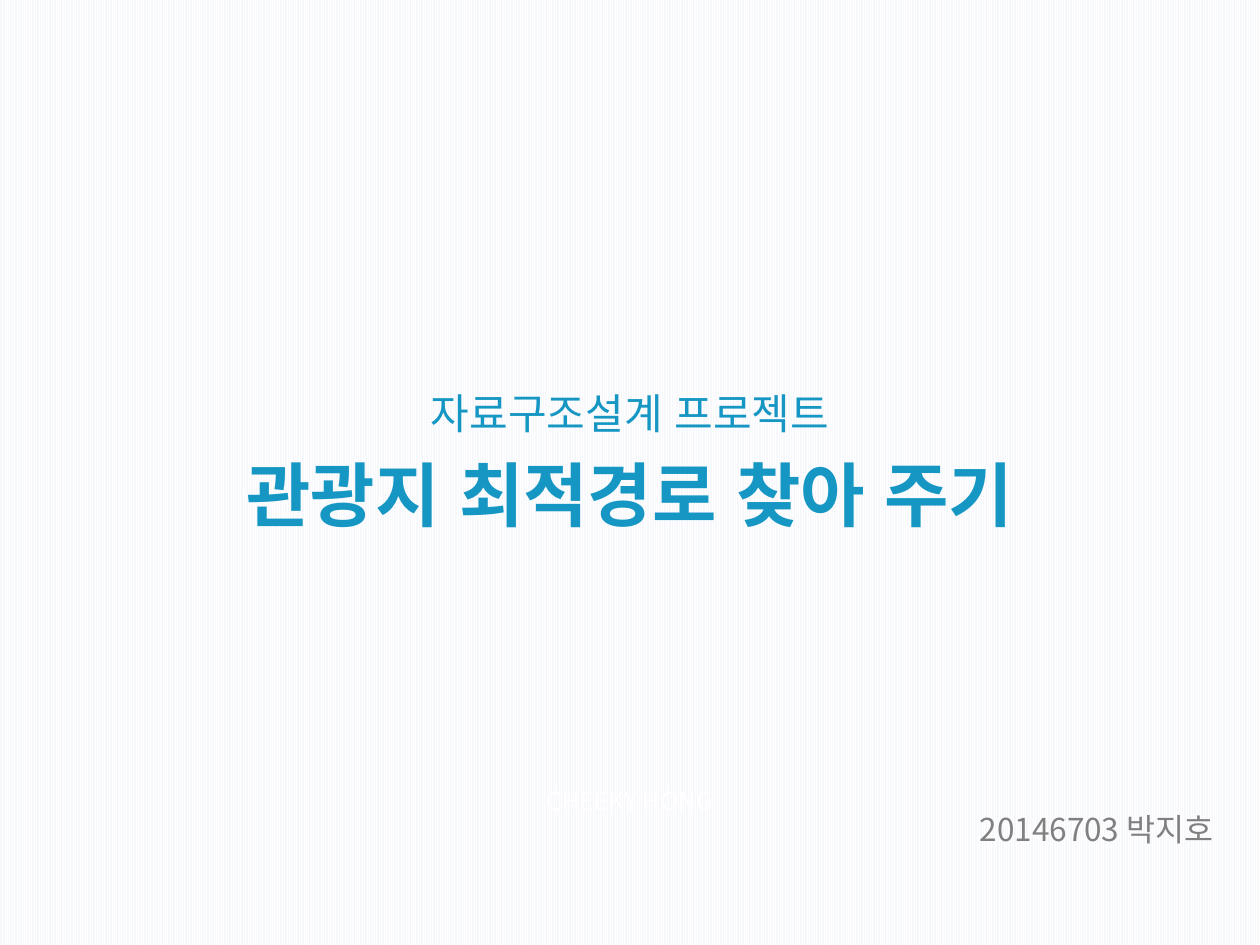
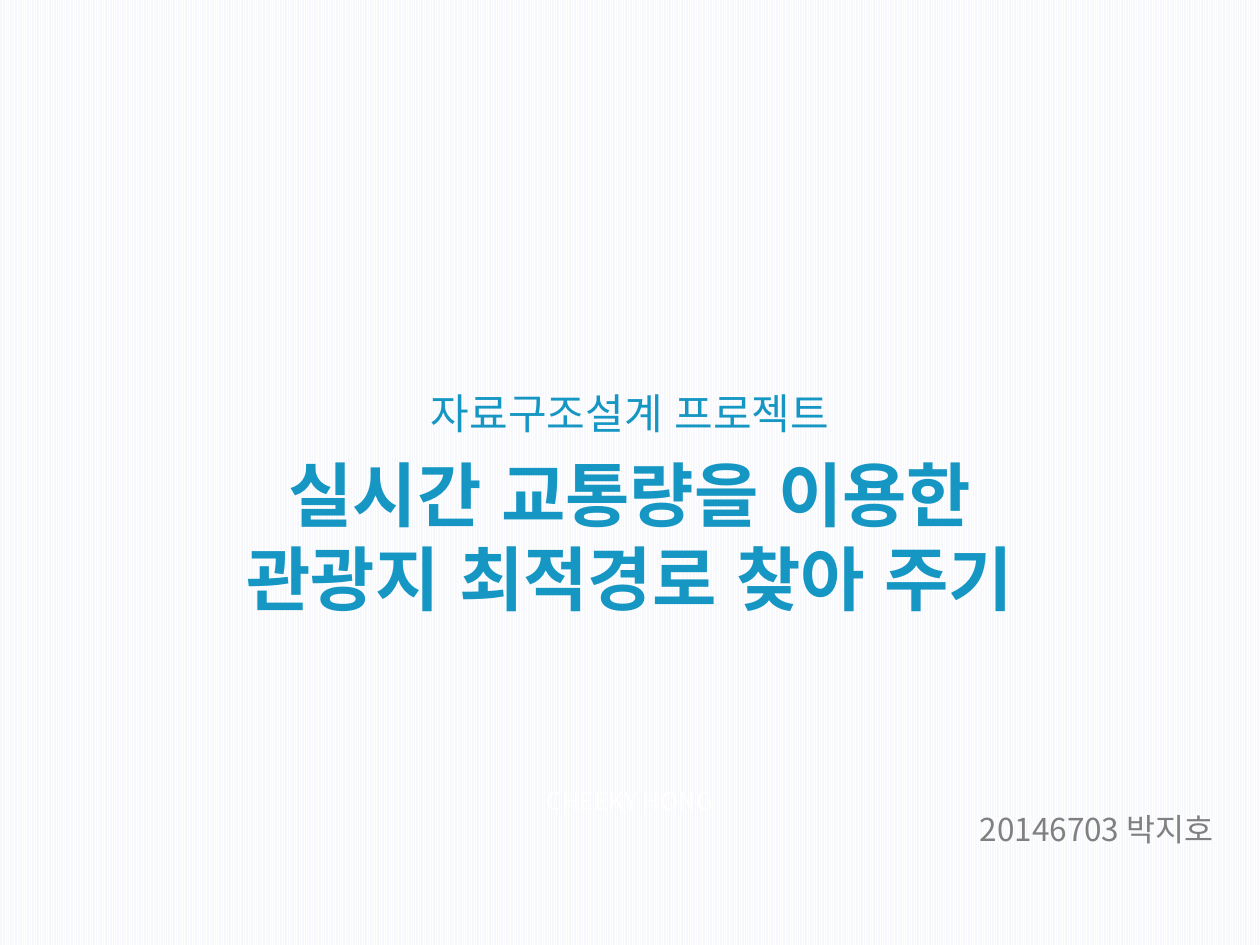
Before and after one commit to wlgh325/DS, a slide deck: slide 1 of 자구발표7주차.pptx. Drawn at 1260x945 pixels with LibreOffice and Linux fonts; fonts in the diff are those of the drawing; background and template pictures are left out. Boxes give left, top, right and bottom in pixels: in the first picture for what was removed or moved away, otherwise in the second. Text is boxed around its words. In the diff, an @@ line names an element or a change of style, - is before the commit and + after.

```diff
--- a/자구발표7주차.pptx
+++ b/자구발표7주차.pptx
@@ text at bbox=[289, 462, 971, 528]: paragraph added @@
+실시간 교통량을 이용한
```
Also in this commit, not shown: 1 other slide changed.
